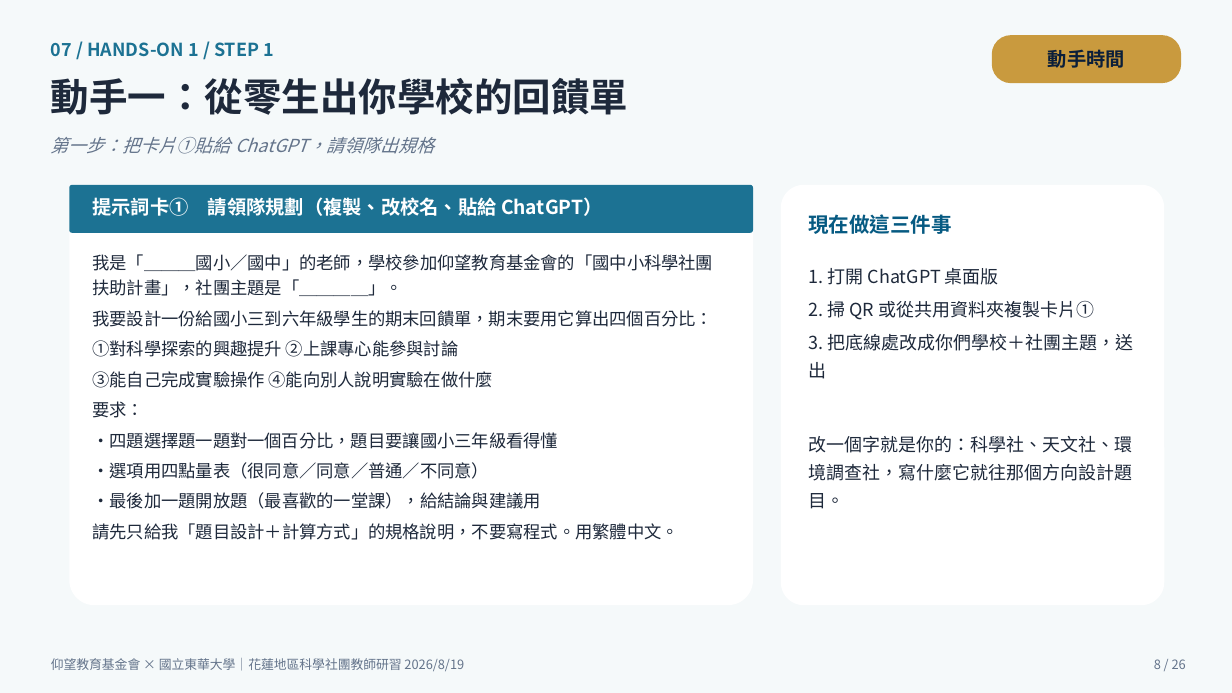
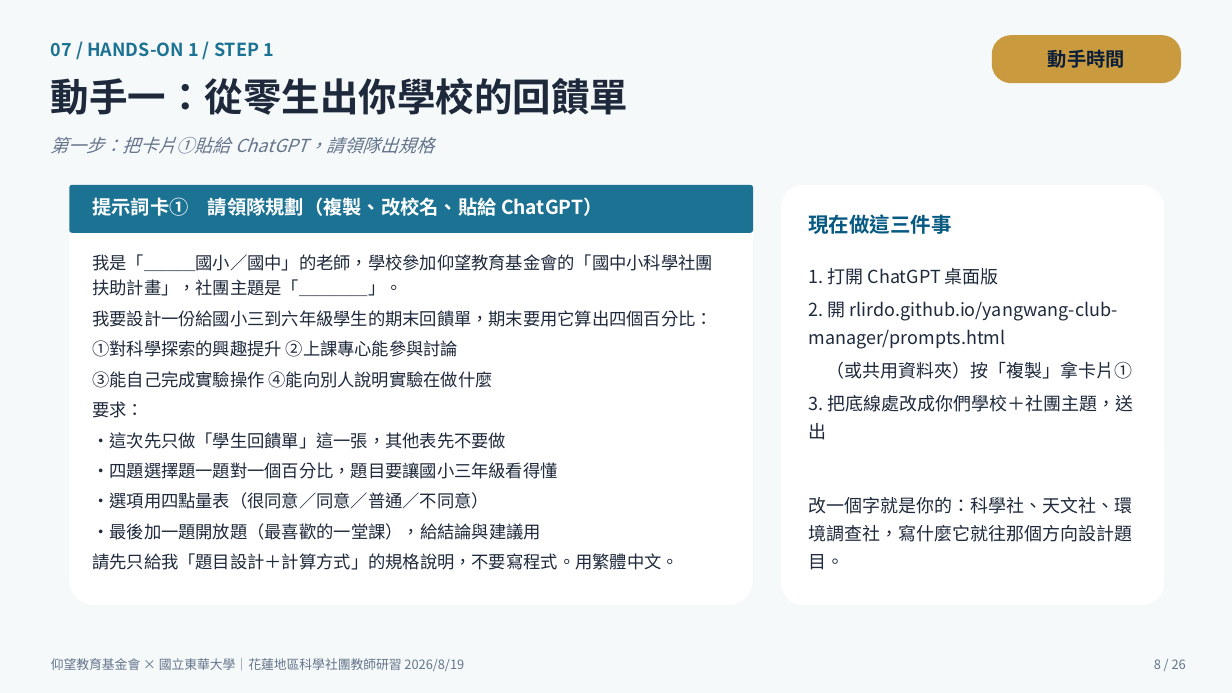
Before and after one commit to cwstedctw/sci-club-toolkit, a slide deck: slide 8 of part2-豐兆/20260819仰望研習主講_從零打造社團管理系統_游豐兆.pptx. Drawn at 1232x693 pixels with LibreOffice and Linux fonts; fonts in the diff are those of the drawing. Boxes give left, top, right and bottom in pixels: in the first picture for what was removed or moved away, otherwise in the second. Text is boxed around its words. In the diff, an @@ line names an element or a change of style, - is before the commit and + after.

```diff
--- a/part2-豐兆/20260819仰望研習主講_從零打造社團管理系統_游豐兆.pptx
+++ b/part2-豐兆/20260819仰望研習主講_從零打造社團管理系統_游豐兆.pptx
@@ text at box(808, 301, 1132, 379): text changed @@
-2. 掃 QR 或從共用資料夾複製卡片①
+2. 開 rlirdo.github.io/yangwang-club-manager/prompts.html
+（或共用資料夾）按「複製」拿卡片①
@@ text at box(92, 432, 506, 449): paragraph added @@
+・這次先只做「學生回饋單」這一張，其他表先不要做
```
Also in this commit, not shown: 6 other slides changed, 2 other files.
